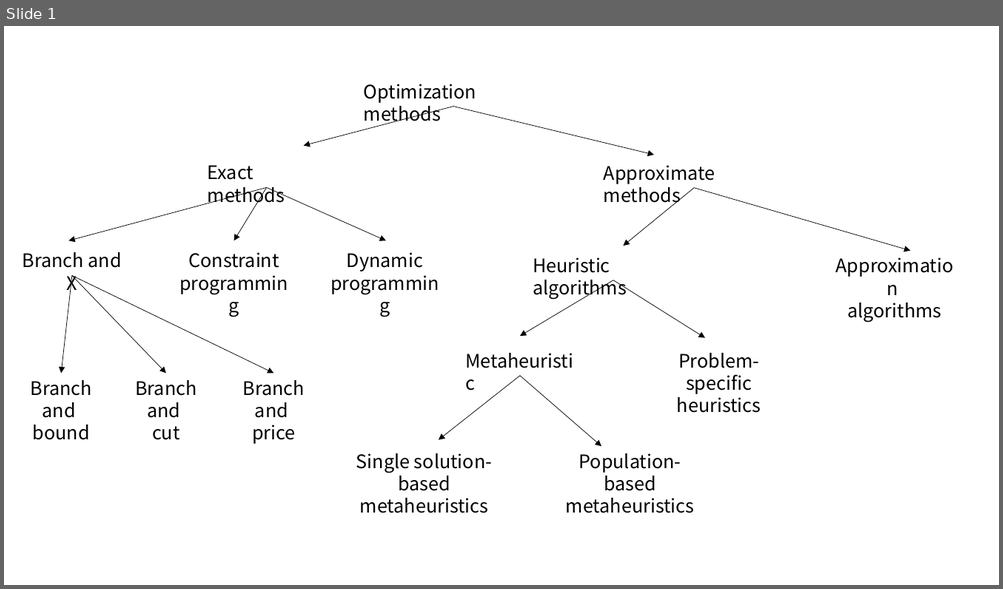
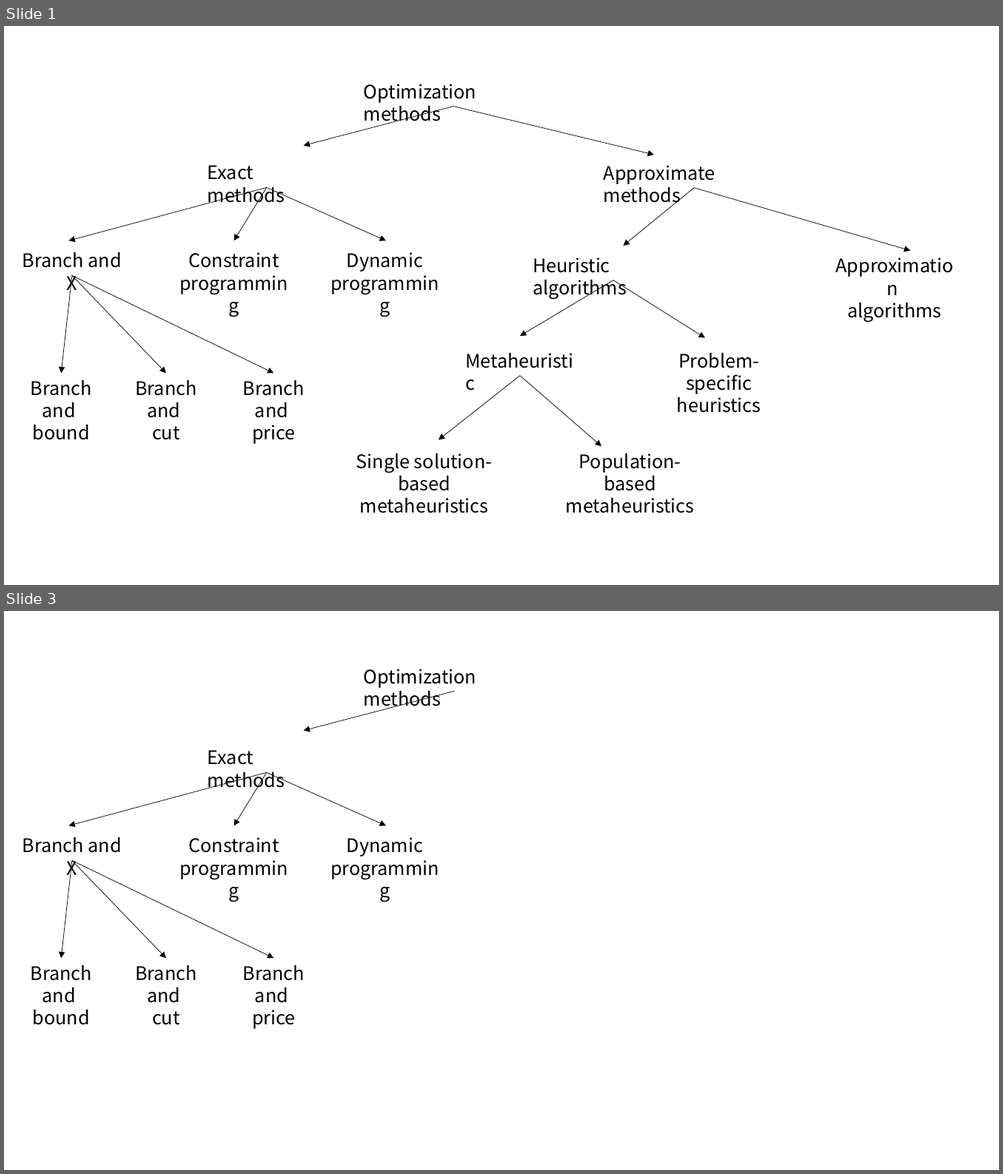
Before and after one commit to Dis-count/Meetings, a slide deck: opt.pptx. Shown one above the other, each under a label of ours: slide 1 before the commit, slides 1 and 3 after it; the slides between them are not shown. The pictures are 1003x589 and 1003x1174 pixels, drawn with LibreOffice and Linux fonts; fonts in the diff are those of the drawing. Boxes give left, top, right and bottom in pixels: in the first picture for what was removed or moved away, otherwise in the second. Text is boxed around its words. In the diff, an @@ line names an element or a change of style, - is before the commit and + after.

```diff
--- a/opt.pptx
+++ b/opt.pptx
@@ slide 3 added at <box>4,611,999,1170</box>, background #FFFFFF @@
@@ text added at <box>364,669,477,710</box>, 18 pt, text #000000 @@
+Optimization methods
@@ arrow added from (455, 691) to (303, 730), #000000 0.5 pt @@
@@ text added at <box>208,750,284,792</box>, 18 pt, text #000000 @@
+Exact methods
@@ arrow added from (267, 773) to (69, 826), #000000 0.5 pt @@
@@ arrow added from (267, 773) to (234, 826), #000000 0.5 pt @@
@@ arrow added from (267, 773) to (386, 826), #000000 0.5 pt @@
@@ text added at <box>22,837,122,880</box>, 18 pt, text #000000 @@
+Branch and X
@@ text added at <box>188,837,279,853</box>, 18 pt, text #000000 @@
+Constraint
+programming
@@ text added at <box>347,837,423,857</box>, 18 pt, text #000000 @@
+Dynamic
+programming
@@ arrow added from (72, 861) to (62, 959), #000000 0.5 pt @@
@@ arrow added from (72, 861) to (166, 959), #000000 0.5 pt @@
@@ arrow added from (72, 861) to (273, 959), #000000 0.5 pt @@
@@ text added at <box>30,965,91,1025</box>, 18 pt, text #000000 @@
+Branch and
+bound
@@ text added at <box>135,965,196,1025</box>, 18 pt, text #000000 @@
+Branch and
+cut
@@ text added at <box>243,965,304,1029</box>, 18 pt, text #000000 @@
+Branch and
+price
```
Also in this commit, not shown: 1 other slide added, 7 other files.
